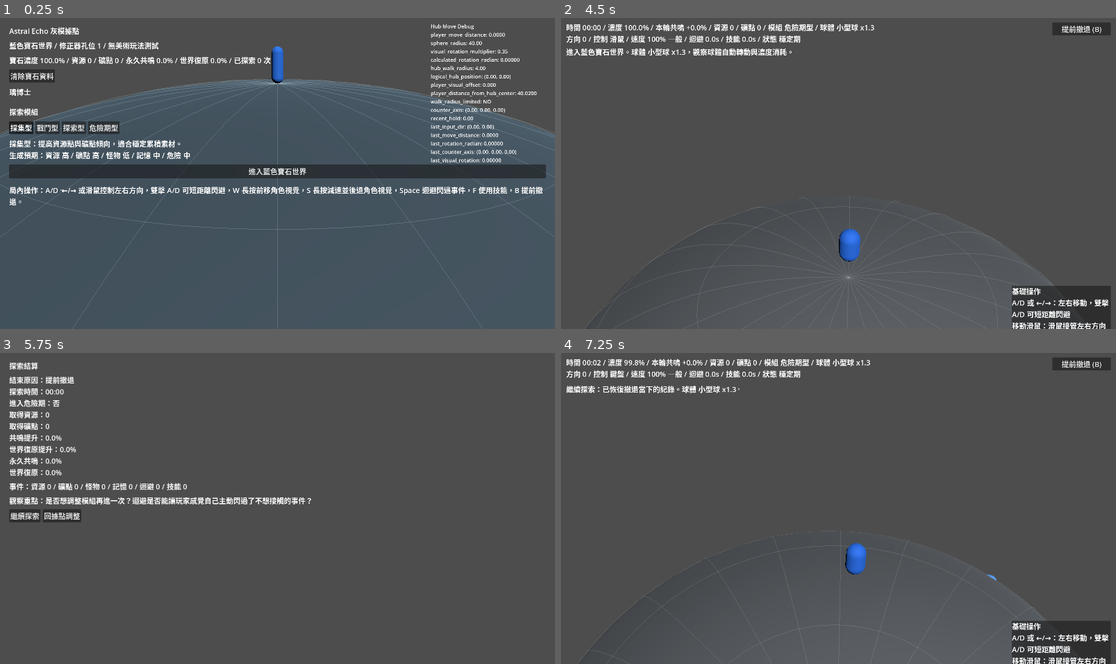
Above: before the commit, frames 1-4 (two rows, left to right).
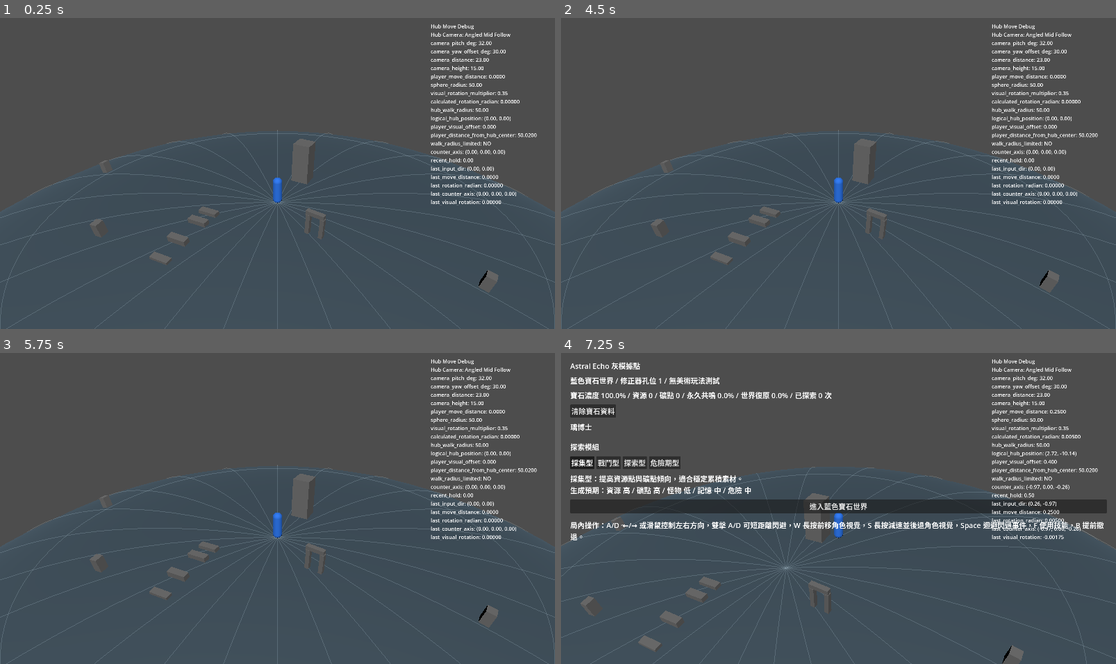
Above: after the commit, the same moments.

Repository: ttww14700-tech/GodotProject-AstralEcho
Game: Godot game, scene res://scenes/Main.tscn
The game is run twice, just before and just after one commit, with the same random seed, the same clock (stepped at 60 frames per second) and the same inputs.
Inputs (mouse positions are in pixels of both pictures, inside the frame that each line leads up to):
- Up to frame 1 (0.25 s): no input
- Up to frame 2 (4.5 s): click (594, 77) at 0.5 s, where only the run before the commit has a clickable "清除寶石資料"; click (583, 126) at 1.25 s, where only the run before the commit has a clickable "採集型"; click (610, 126) at 2 s, where only the run before the commit has a clickable "戰鬥型"; click (633, 126) at 2.75 s, where only the run before the commit has a clickable "探索型"; click (666, 126) at 3.5 s, where only the run before the commit has a clickable "危險期型"; click (838, 170) at 4.25 s, where only the run before the commit has a clickable "進入藍色寶石世界"
- Up to frame 3 (5.75 s): click (521, 365) at 5 s, where only the run before the commit has a clickable "提前撤退 (B)"
- Up to frame 4 (7.25 s): click (583, 514) at 5.75 s, where only the run before the commit has a clickable "繼續探索"; move the mouse to (960, 492) at 6.52 s; hold D (move_right) from 6.53 s (still down); hold W (camera_push_forward) from 6.53 s (still down)

The runs differ from the first frame. In frame 1, 16% of the frame differs, in the area x 0-100%, y 2-100%; in frame 2, 13%; in frame 3, 6.8%; in frame 4, 20%, in the area x 0-100%, y 1-100%.

Commit message:
Add hub camera layout documentation

Diff:
--- a/scenes/Hub.tscn
+++ b/scenes/Hub.tscn
@@ -1,6 +1,46 @@
 [gd_scene format=3 uid="uid://bqjfsoh220us"]
 
 [ext_resource type="Script" uid="uid://v3v41s7uhokh" path="res://scripts/Hub.gd" id="1"]
+[ext_resource type="Script" uid="uid://t8k7m1pp67ve" path="res://scripts/HubSphereController.gd" id="2"]
+
+[sub_resource type="StandardMaterial3D" id="StandardMaterial3D_placement_plane_debug"]
+transparency = 1
+albedo_color = Color(0.22, 0.62, 0.9, 0.18)
+
+[sub_resource type="PlaneMesh" id="PlaneMesh_placement_plane_debug"]
+size = Vector2(12, 12)
+
+[sub_resource type="StandardMaterial3D" id="StandardMaterial3D_hub_reference_gray"]
+albedo_color = Color(0.42, 0.42, 0.42, 1)
+roughness = 0.85
+
+[sub_resource type="BoxMesh" id="BoxMesh_central_tower"]
+size = Vector3(1.1, 2.6, 1.1)
+
+[sub_resource type="CapsuleShape3D" id="CapsuleShape3D_central_tower_interaction"]
+radius = 1.6
+height = 3.2
+
+[sub_resource type="BoxMesh" id="BoxMesh_npc_block"]
+size = Vector3(0.55, 0.85, 0.55)
+
+[sub_resource type="BoxMesh" id="BoxMesh_door_post"]
+size = Vector3(0.24, 1.25, 0.28)
+
+[sub_resource type="BoxMesh" id="BoxMesh_door_beam"]
+size = Vector3(1.08, 0.24, 0.28)
+
+[sub_resource type="BoxMesh" id="BoxMesh_step_a"]
+size = Vector3(1.2, 0.16, 0.42)
+
+[sub_resource type="BoxMesh" id="BoxMesh_step_b"]
+size = Vector3(1.2, 0.22, 0.42)
+
+[sub_resource type="BoxMesh" id="BoxMesh_step_c"]
+size = Vector3(1.2, 0.28, 0.42)
+
+[sub_resource type="BoxMesh" id="BoxMesh_step_d"]
+size = Vector3(1.2, 0.34, 0.42)
 
 [node name="Hub" type="Control" unique_id=1252811329]
 layout_mode = 3
@@ -10,6 +50,77 @@
 grow_horizontal = 2
 grow_vertical = 2
 script = ExtResource("1")
-hub_player_move_speed = 6.0
-hub_walk_radius = 4.0
-hub_sphere_radius = 40.0
+hub_player_move_speed = 15.0
+hub_walk_radius = 50.0
+hub_sphere_radius = 50.0
+hub_camera_distance = 23.0
+
+[node name="HubSphereController" type="Node3D" parent="." unique_id=233989926]
+script = ExtResource("2")
+
+[node name="HubPlacementPlaneDebug" type="MeshInstance3D" parent="HubSphereController" unique_id=1026936645]
+material_override = SubResource("StandardMaterial3D_placement_plane_debug")
+mesh = SubResource("PlaneMesh_placement_plane_debug")
+
+[node name="HubPrimitiveReferenceVisuals" type="Node3D" parent="HubSphereController" unique_id=803883689]
+
+[node name="CentralBlockTower" type="MeshInstance3D" parent="HubSphereController/HubPrimitiveReferenceVisuals" unique_id=10410141]
+transform = Transform3D(0.9976449, 0, 0.068589956, 0, 1, 0, -0.068589956, 0, 0.9976449, -0.07334709, 0, -3.4104342)
+material_override = SubResource("StandardMaterial3D_hub_reference_gray")
+mesh = SubResource("BoxMesh_central_tower")
+
+[node name="InteractionCapsule" type="Area3D" parent="HubSphereController/HubPrimitiveReferenceVisuals/CentralBlockTower" unique_id=1651499712]
+
+[node name="CollisionShape3D" type="CollisionShape3D" parent="HubSphereController/HubPrimitiveReferenceVisuals/CentralBlockTower/InteractionCapsule" unique_id=848912237]
+transform = Transform3D(0.933305, 0, -0.35908478, 0, 1, 0, 0.35908478, 0, 0.933305, 0, 0, 0)
+shape = SubResource("CapsuleShape3D_central_tower_interaction")
+
+[node name="NpcBlockA" type="MeshInstance3D" parent="HubSphereController/HubPrimitiveReferenceVisuals" unique_id=1414817823]
+transform = Transform3D(1, 0, 0, 0, 1, 0, 0, 0, 1, -15.962056, 0, -0.606372)
+material_override = SubResource("StandardMaterial3D_hub_reference_gray")
+mesh = SubResource("BoxMesh_npc_block")
+
+[node name="NpcBlockB" type="MeshInstance3D" parent="HubSphereController/HubPrimitiveReferenceVisuals" unique_id=772487988]
+transform = Transform3D(1, 0, 0, 0, 1, 0, 0, 0, 1, 12.003996, 0, -0.404248)
+material_override = SubResource("StandardMaterial3D_hub_reference_gray")
+mesh = SubResource("BoxMesh_npc_block")
+
+[node name="NpcBlockC" type="MeshInstance3D" parent="HubSphereController/HubPrimitiveReferenceVisuals" unique_id=739378701]
+transform = Transform3D(1, 0, 0, 0, 1, 0, 0, 0, 1, -8.047266, 0, 6.585803)
+material_override = SubResource("StandardMaterial3D_hub_reference_gray")
+mesh = SubResource("BoxMesh_npc_block")
+
+[node name="DoorFrameLeftPost" type="MeshInstance3D" parent="HubSphereController/HubPrimitiveReferenceVisuals" unique_id=765215214]
+transform = Transform3D(1, 0, 0, 0, 1, 0, 0, 0, 1, 2.843728, 0, 1.624988)
+material_override = SubResource("StandardMaterial3D_hub_reference_gray")
+mesh = SubResource("BoxMesh_door_post")
+
+[node name="DoorFrameRightPost" type="MeshInstance3D" parent="HubSphereController/HubPrimitiveReferenceVisuals" unique_id=1857715542]
+transform = Transform3D(1, 0, 0, 0, 1, 0, 0, 0, 1, 3.656222, 0, 1.624988)
+material_override = SubResource("StandardMaterial3D_hub_reference_gray")
+mesh = SubResource("BoxMesh_door_post")
+
+[node name="DoorFrameTopBeam" type="MeshInstance3D" parent="HubSphereController/HubPrimitiveReferenceVisuals" unique_id=484655338]
+transform = Transform3D(1, 0, 0, 0, 1, 0, 0, 0, 1, 3.209595, 1.25, 1.604798)
+material_override = SubResource("StandardMaterial3D_hub_reference_gray")
+mesh = SubResource("BoxMesh_door_beam")
+
+[node name="StepBlockA" type="MeshInstance3D" parent="HubSphereController/HubPrimitiveReferenceVisuals" unique_id=51124879]
+transform = Transform3D(1, 0, 0, 0, 1, 0, 0, 0, 1, -3.005997, 0, 7.0077596)
+material_override = SubResource("StandardMaterial3D_hub_reference_gray")
+mesh = SubResource("BoxMesh_step_a")
+
+[node name="StepBlockB" type="MeshInstance3D" parent="HubSphereController/HubPrimitiveReferenceVisuals" unique_id=1417132111]
+transform = Transform3D(1, 0, 0, 0, 1, 0, 0, 0, 1, -3.008246, 0, 2.8315806)
+material_override = SubResource("StandardMaterial3D_hub_reference_gray")
+mesh = SubResource("BoxMesh_step_b")
+
+[node name="StepBlockC" type="MeshInstance3D" parent="HubSphereController/HubPrimitiveReferenceVisuals" unique_id=664846650]
+transform = Transform3D(1, 0, 0, 0, 1, 0, 0, 0, 1, -3.010495, 0, 3.8081763)
+material_override = SubResource("StandardMaterial3D_hub_reference_gray")
+mesh = SubResource("BoxMesh_step_c")
+
+[node name="StepBlockD" type="MeshInstance3D" parent="HubSphereController/HubPrimitiveReferenceVisuals" unique_id=75140613]
+transform = Transform3D(1, 0, 0, 0, 1, 0, 0, 0, 1, -3.012744, 0, 5.5503387)
+material_override = SubResource("StandardMaterial3D_hub_reference_gray")
+mesh = SubResource("BoxMesh_step_d")
--- a/scripts/Hub.gd
+++ b/scripts/Hub.gd
@@ -8,12 +8,29 @@
 @export var hub_walk_radius := 6.0
 @export var hub_sphere_radius := 10.0
 @export var hub_camera_reference_radius := 10.0
+@export var hub_camera_pitch_deg := 32.0
+@export var hub_camera_yaw_offset_deg := 30.0
+@export var hub_camera_distance := 21.0
+@export var hub_camera_height := 15.0
+@export var hub_camera_look_at_height := 1.4
+@export var hub_camera_follow_lerp_speed := 7.0
+@export var project_scene_primitives_to_sphere := true
+@export var hub_placement_plane_size := 12.0
+@export var show_hub_placement_plane_debug := true
 
 var module_buttons := {}
 var expectation_label: Label
 var save_label: Label
 var doctor_restore_button: Button
 var hub_sphere_controller: HubSphereController
+var hub_interaction_ui: Control
+var is_central_tower_interaction_active := false
+
+
+func _enter_tree() -> void:
+	_find_existing_hub_sphere()
+	if hub_sphere_controller:
+		_apply_hub_sphere_settings()
 
 
 func _ready() -> void:
@@ -23,16 +40,38 @@
 
 
 func _build_hub_sphere() -> void:
-	hub_sphere_controller = HUB_SPHERE_CONTROLLER.new()
+	if not hub_sphere_controller:
+		hub_sphere_controller = HUB_SPHERE_CONTROLLER.new()
+		hub_sphere_controller.name = "HubSphereController"
+		add_child(hub_sphere_controller)
+	_apply_hub_sphere_settings()
+	if not hub_sphere_controller.central_tower_interaction_changed.is_connected(_set_central_tower_interaction_active):
+		hub_sphere_controller.central_tower_interaction_changed.connect(_set_central_tower_interaction_active)
+
+
+func _find_existing_hub_sphere() -> void:
+	hub_sphere_controller = get_node_or_null("HubSphereController") as HubSphereController
+
+
+func _apply_hub_sphere_settings() -> void:
 	hub_sphere_controller.player_move_speed = hub_player_move_speed
 	hub_sphere_controller.hub_walk_radius = hub_walk_radius
 	hub_sphere_controller.hub_sphere_radius = hub_sphere_radius
 	hub_sphere_controller.hub_camera_reference_radius = hub_camera_reference_radius
-	add_child(hub_sphere_controller)
+	hub_sphere_controller.hub_camera_pitch_deg = hub_camera_pitch_deg
+	hub_sphere_controller.hub_camera_yaw_offset_deg = hub_camera_yaw_offset_deg
+	hub_sphere_controller.hub_camera_distance = hub_camera_distance
+	hub_sphere_controller.hub_camera_height = hub_camera_height
+	hub_sphere_controller.hub_camera_look_at_height = hub_camera_look_at_height
+	hub_sphere_controller.hub_camera_follow_lerp_speed = hub_camera_follow_lerp_speed
+	hub_sphere_controller.project_scene_primitives_to_sphere = project_scene_primitives_to_sphere
+	hub_sphere_controller.hub_placement_plane_size = hub_placement_plane_size
+	hub_sphere_controller.show_hub_placement_plane_debug = show_hub_placement_plane_debug
 
 
 func _build_ui() -> void:
 	var root := VBoxContainer.new()
+	hub_interaction_ui = root
 	root.set_anchors_preset(Control.PRESET_FULL_RECT)
 	root.offset_left = 32
 	root.offset_top = 28
@@ -108,6 +147,7 @@
 	controls.autowrap_mode = TextServer.AUTOWRAP_WORD_SMART
 	root.add_child(controls)
 	_apply_font_size(root)
+	_set_central_tower_interaction_active(false)
 
 
 func _select_module(module_key: String) -> void:
@@ -154,6 +194,12 @@
 	]
 
 
+func _set_central_tower_interaction_active(active: bool) -> void:
+	is_central_tower_interaction_active = active
+	if hub_interaction_ui:
+		hub_interaction_ui.visible = is_central_tower_interaction_active
+
+
 func _apply_font_size(node: Node) -> void:
 	if node is Control:
 		node.add_theme_font_size_override("font_size", 25)
--- a/scripts/HubSphereController.gd
+++ b/scripts/HubSphereController.gd
@@ -1,5 +1,7 @@
 extends Node3D
 class_name HubSphereController
+
+signal central_tower_interaction_changed(active: bool)
 
 @export var godot_unit_meters := 1.0
 @export var player_height_units := 1.7
@@ -9,11 +11,22 @@
 @export var short_dash_distance := 0.6
 @export var hub_sphere_radius := 10.0
 @export var hub_camera_reference_radius := 10.0
+@export var hub_camera_pitch_deg := 32.0
+@export var hub_camera_yaw_offset_deg := 30.0
+@export var hub_camera_distance := 21.0
+@export var hub_camera_height := 15.0
+@export var hub_camera_look_at_height := 1.4
+@export var hub_camera_follow_lerp_speed := 7.0
 @export var visual_rotation_multiplier := 0.35
 @export var player_move_speed := 2.0
 @export var hub_walk_radius := 6.0
+@export var central_tower_interaction_radius := 2.25
+@export var central_tower_interaction_height := 3.2
 @export var player_visual_offset_max := 0.4
 @export var player_visual_offset_follow_speed := 6.0
+@export var project_scene_primitives_to_sphere := true
+@export var hub_placement_plane_size := 12.0
+@export var show_hub_placement_plane_debug := true
 
 const PLAYER_RADIUS_RATIO := 0.16
 const CAMERA_DISTANCE_RATIO := 2.2
@@ -21,11 +34,27 @@
 const SURFACE_OFFSET := 0.02
 const GRID_RADIUS_OFFSET := 0.02
 const DEBUG_PANEL_WIDTH := 430.0
-const DEBUG_PANEL_HEIGHT := 360.0
+const DEBUG_PANEL_HEIGHT := 470.0
+const HUB_CAMERA_MODE := "Angled Mid Follow"
 const RECENT_MOVE_DEBUG_HOLD_TIME := 0.5
+const HUB_REFERENCE_BOX_SPECS := [
+	{"name": "CentralBlockTower", "offset": Vector2(0.0, -2.4), "size": Vector3(1.1, 2.6, 1.1)},
+	{"name": "NpcBlockA", "offset": Vector2(-2.2, -0.6), "size": Vector3(0.55, 0.85, 0.55)},
+	{"name": "NpcBlockB", "offset": Vector2(2.1, -0.4), "size": Vector3(0.55, 0.85, 0.55)},
+	{"name": "NpcBlockC", "offset": Vector2(-1.3, 2.0), "size": Vector3(0.55, 0.85, 0.55)},
+	{"name": "DoorFrameLeftPost", "offset": Vector2(2.8, 1.6), "size": Vector3(0.24, 1.25, 0.28)},
+	{"name": "DoorFrameRightPost", "offset": Vector2(3.6, 1.6), "size": Vector3(0.24, 1.25, 0.28)},
+	{"name": "DoorFrameTopBeam", "offset": Vector2(3.2, 1.6), "size": Vector3(1.08, 0.24, 0.28)},
+	{"name": "StepBlockA", "offset": Vector2(-3.0, 1.5), "size": Vector3(1.2, 0.16, 0.42)},
+	{"name": "StepBlockB", "offset": Vector2(-3.0, 1.95), "size": Vector3(1.2, 0.22, 0.42)},
+	{"name": "StepBlockC", "offset": Vector2(-3.0, 2.4), "size": Vector3(1.2, 0.28, 0.42)},
+	{"name": "StepBlockD", "offset": Vector2(-3.0, 2.85), "size": Vector3(1.2, 0.34, 0.42)}
+]
 
 var hub_sphere_visual: Node3D
 var hub_sphere_mesh: MeshInstance3D
+var hub_reference_visuals: Node3D
+var hub_placement_plane_debug: MeshInstance3D
 var player_node: Node3D
 var player_mesh: MeshInstance3D
 var camera_rig: Node3D
@@ -45,15 +74,23 @@
 var recent_rotation_radian := 0.0
 var recent_counter_axis := Vector3.ZERO
 var recent_visual_rotation := 0.0
+var camera_follow_position := Vector3.ZERO
+var camera_follow_target := Vector3.ZERO
+var camera_follow_initialized := false
+var central_tower_interaction_area: Area3D
+var central_tower_interaction_shape: CollisionShape3D
+var central_tower_interaction_active := false
 
 
 func _ready() -> void:
 	_build_hub_sphere()
 	_build_player()
+	_update_player_visual()
+	_setup_hub_reference_primitives()
+	_setup_placement_plane_debug()
 	_build_camera()
 	_build_light()
 	_build_debug_overlay()
-	_update_player_visual()
 	_update_debug_label()
 
 
@@ -61,6 +98,8 @@
 	_update_recent_move_debug_timer(delta)
 	_update_player_movement(delta)
 	_update_player_visual()
+	_update_central_tower_interaction()
+	_update_camera_transform(delta)
 	_update_debug_label()
 
 
@@ -134,6 +173,151 @@
 	player_node.add_child(player_mesh)
 
 
+func _setup_hub_reference_primitives() -> void:
+	hub_reference_visuals = get_node_or_null("HubPrimitiveReferenceVisuals") as Node3D
+	if not hub_reference_visuals:
+		hub_reference_visuals = Node3D.new()
+		hub_reference_visuals.name = "HubPrimitiveReferenceVisuals"
+
+	var current_parent := hub_reference_visuals.get_parent()
+	if current_parent != hub_sphere_visual:
+		if current_parent:
+			current_parent.remove_child(hub_reference_visuals)
+		hub_sphere_visual.add_child(hub_reference_visuals)
+
+	var reference_material := _material(Color(0.42, 0.42, 0.42))
+	for box_spec in HUB_REFERENCE_BOX_SPECS:
+		_setup_reference_box(box_spec, reference_material)
+	if project_scene_primitives_to_sphere:
+		_project_reference_primitives_to_sphere()
+	_setup_central_tower_interaction_capsule()
+
+
+func _setup_reference_box(box_spec: Dictionary, material: Material) -> void:
+	var node_name := String(box_spec["name"])
+	var surface_offset := box_spec["offset"] as Vector2
+	var box_size := box_spec["size"] as Vector3
+	var mesh_instance := hub_reference_visuals.get_node_or_null(node_name) as MeshInstance3D
+	var created_from_spec := false
+	if not mesh_instance:
+		mesh_instance = MeshInstance3D.new()
+		mesh_instance.name = node_name
+		hub_reference_visuals.add_child(mesh_instance)
+		created_from_spec = true
+
+	if not mesh_instance.mesh:
+		var box := BoxMesh.new()
+		box.size = box_size
+		mesh_instance.mesh = box
+	if not mesh_instance.material_override:
+		mesh_instance.material_override = material
+
+	if created_from_spec:
+		mesh_instance.position = Vector3(surface_offset.x, 0.0, surface_offset.y)
+		mesh_instance.rotation = Vector3.ZERO
+
+
+func _project_reference_primitives_to_sphere() -> void:
+	if not hub_reference_visuals:
+		return
+
+	for child in hub_reference_visuals.get_children():
+		var mesh_instance := child as MeshInstance3D
+		if mesh_instance:
+			_project_reference_primitive_to_sphere(mesh_instance)
+
+
+func _project_reference_primitive_to_sphere(mesh_instance: MeshInstance3D) -> void:
+	var plane_position := mesh_instance.position
+	var plane_offset := Vector2(plane_position.x, plane_position.z)
+	var height_offset := plane_position.y
+	var editor_yaw := mesh_instance.rotation.y
+	var local_scale := mesh_instance.scale
+	var surface_position := _surface_position_from_offset(plane_offset)
+	var surface_normal := surface_position.normalized()
+	var mesh_half_height := _get_mesh_half_height(mesh_instance)
+
+	mesh_instance.position = surface_position + surface_normal * (mesh_half_height + height_offset)
+	mesh_instance.transform.basis = _basis_from_surface_normal_with_yaw(surface_normal, editor_yaw)
+	mesh_instance.scale = local_scale
+
+
+func _get_mesh_half_height(mesh_instance: MeshInstance3D) -> float:
+	if not mesh_instance.mesh:
+		return 0.0
+	return mesh_instance.mesh.get_aabb().size.y * absf(mesh_instance.scale.y) * 0.5
+
+
+func _setup_placement_plane_debug() -> void:
+	hub_placement_plane_debug = get_node_or_null("HubPlacementPlaneDebug") as MeshInstance3D
+	if not hub_placement_plane_debug:
+		hub_placement_plane_debug = MeshInstance3D.new()
+		hub_placement_plane_debug.name = "HubPlacementPlaneDebug"
+		add_child(hub_placement_plane_debug)
+
+	var plane := PlaneMesh.new()
+	plane.size = Vector2(hub_placement_plane_size, hub_placement_plane_size)
+	hub_placement_plane_debug.mesh = plane
+	hub_placement_plane_debug.material_override = _placement_plane_material()
+	hub_placement_plane_debug.position = Vector3.ZERO
+	hub_placement_plane_debug.rotation = Vector3.ZERO
+	hub_placement_plane_debug.visible = show_hub_placement_plane_debug
+
+
+func _setup_central_tower_interaction_capsule() -> void:
+	var central_tower := hub_reference_visuals.get_node_or_null("CentralBlockTower") as Node3D
+	if not central_tower:
+		return
+
+	central_tower_interaction_area = central_tower.get_node_or_null("InteractionCapsule") as Area3D
+	if not central_tower_interaction_area:
+		central_tower_interaction_area = Area3D.new()
+		central_tower_interaction_area.name = "InteractionCapsule"
+		central_tower.add_child(central_tower_interaction_area)
+
+	central_tower_interaction_shape = central_tower_interaction_area.get_node_or_null("CollisionShape3D") as CollisionShape3D
+	if not central_tower_interaction_shape:
+		central_tower_interaction_shape = CollisionShape3D.new()
+		central_tower_interaction_shape.name = "CollisionShape3D"
+		central_tower_interaction_area.add_child(central_tower_interaction_shape)
+
+	var capsule := CapsuleShape3D.new()
+	capsule.radius = central_tower_interaction_radius
+	capsule.height = central_tower_interaction_height
+	central_tower_interaction_shape.shape = capsule
+
+
+func _surface_position_from_offset(surface_offset: Vector2) -> Vector3:
+	var radius := maxf(hub_sphere_radius + SURFACE_OFFSET, 0.001)
+	var clamped_offset := surface_offset.limit_length(maxf(radius - 0.001, 0.0))
+	var surface_y := sqrt(maxf(radius * radius - clamped_offset.length_squared(), 0.0))
+	return Vector3(clamped_offset.x, surface_y, clamped_offset.y)
+
+
+func _update_central_tower_interaction() -> void:
+	var is_active := _is_player_inside_central_tower_capsule()
+	if is_active == central_tower_interaction_active:
+		return
+	central_tower_interaction_active = is_active
+	central_tower_interaction_changed.emit(central_tower_interaction_active)
+
+
+func _is_player_inside_central_tower_capsule() -> bool:
+	if not player_node or not central_tower_interaction_area:
+		return false
+
+	var tower_position := central_tower_interaction_area.global_position
+	var player_position := player_node.global_position
+	var tower_normal := tower_position.normalized()
+	if tower_normal.is_zero_approx():
+		tower_normal = Vector3.UP
+
+	var to_player := player_position - tower_position
+	var vertical_distance := to_player.dot(tower_normal)
+	var horizontal_distance := (to_player - tower_normal * vertical_distance).length()
+	return absf(vertical_distance) <= central_tower_interaction_height * 0.5 and horizontal_distance <= central_tower_interaction_radius
+
+
 func _build_camera() -> void:
 	camera_rig = Node3D.new()
 	camera_rig.name = "CameraRig"
@@ -144,7 +328,7 @@
 	hub_camera.fov = 38.0
 	hub_camera.current = true
 	camera_rig.add_child(hub_camera)
-	_update_camera_transform()
+	_update_camera_transform(0.0, true)
 
 
 func _build_light() -> void:
@@ -305,7 +489,12 @@
 	if not debug_label:
 		return
 
-	debug_label.text = "Hub Move Debug\nplayer_move_distance: %.4f\nsphere_radiu …(435 unchanged characters)…
+	debug_label.text = "Hub Move Debug\nHub Camera: %s\ncamera_pitch_deg: %.2f\ncamera_yaw_offset_deg: %.2f\ncamera_distance: %.2f\ncamera_height: %.2f\nplayer_move_distance: %.4f\nsphere_radiu …(435 unchanged characters)…
+		HUB_CAMERA_MODE,
+		hub_camera_pitch_deg,
+		hub_camera_yaw_offset_deg,
+		hub_camera_distance,
+		hub_camera_height,
 		last_player_move_distance,
 		hub_sphere_radius,
 		visual_rotation_multiplier,
@@ -357,15 +546,40 @@
 	return Basis(right, up, forward)
 
 
-func _update_camera_transform() -> void:
-	var reference_radius := maxf(hub_camera_reference_radius, 0.001)
-	var distance := reference_radius * CAMERA_DISTANCE_RATIO
-	var surface_anchor_y := hub_sphere_radius
-	var height := surface_anchor_y + reference_radius * (CAMERA_HEIGHT_RATIO - 1.0)
-	var target := Vector3(0, surface_anchor_y - reference_radius * 0.45, 0)
+func _basis_from_surface_normal_with_yaw(surface_normal: Vector3, yaw: float) -> Basis:
+	var up := surface_normal.normalized()
+	return Basis(up, yaw) * _basis_from_surface_normal(up)
+
+
+func _update_camera_transform(delta: float, snap := false) -> void:
+	if not hub_camera:
+		return
+
+	var player_anchor := _get_hub_camera_anchor()
+	var yaw := deg_to_rad(hub_camera_yaw_offset_deg)
+	var camera_direction := Vector3(sin(yaw), 0.0, cos(yaw)).normalized()
+	var desired_position := player_anchor + camera_direction * hub_camera_distance + Vector3.UP * hub_camera_height
+	var pitch_drop := tan(deg_to_rad(hub_camera_pitch_deg)) * hub_camera_distance
+	var desired_target := Vector3(player_anchor.x, desired_position.y - pitch_drop + hub_camera_look_at_height, player_anchor.z)
+
+	if snap or not camera_follow_initialized:
+		camera_follow_position = desired_position
+		camera_follow_target = desired_target
+		camera_follow_initialized = true
+	else:
+		var follow_weight := clampf(delta * hub_camera_follow_lerp_speed, 0.0, 1.0)
+		camera_follow_position = camera_follow_position.lerp(desired_position, follow_weight)
+		camera_follow_target = camera_follow_target.lerp(desired_target, follow_weight)
+
 	camera_rig.position = Vector3.ZERO
-	hub_camera.position = Vector3(0, height, distance)
-	hub_camera.look_at(target, Vector3.UP)
+	hub_camera.global_position = camera_follow_position
+	hub_camera.look_at(camera_follow_target, Vector3.UP)
+
+
+func _get_hub_camera_anchor() -> Vector3:
+	if player_node:
+		return player_node.global_position
+	return Vector3(0.0, hub_sphere_radius + SURFACE_OFFSET, 0.0)
 
 
 func _material(color: Color) -> StandardMaterial3D:
@@ -381,3 +595,12 @@
 	material.albedo_color = Color(0.8, 0.9, 0.95, 0.18)
 	material.transparency = BaseMaterial3D.TRANSPARENCY_ALPHA
 	return material
+
+
+func _placement_plane_material() -> StandardMaterial3D:
+	var material := StandardMaterial3D.new()
+	material.shading_mode = BaseMaterial3D.SHADING_MODE_UNSHADED
+	material.albedo_color = Color(0.22, 0.62, 0.9, 0.18)
+	material.transparency = BaseMaterial3D.TRANSPARENCY_ALPHA
+	material.cull_mode = BaseMaterial3D.CULL_DISABLED
+	return material
Not shown, changed: AGENTS.md
